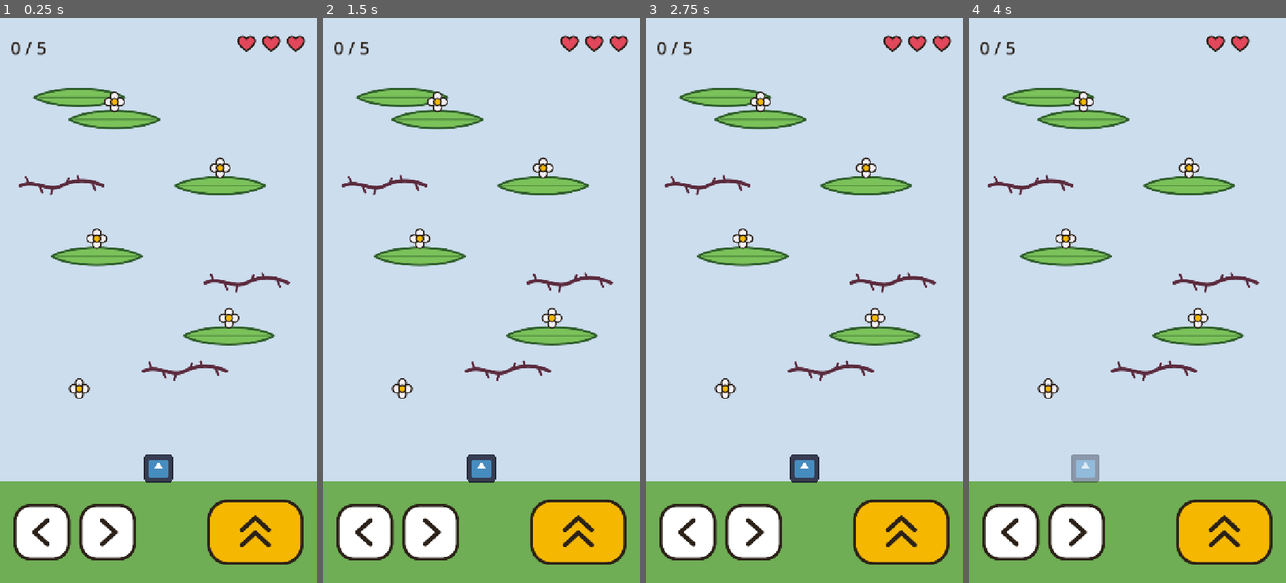
Above: before the commit, frames 1-4 (left to right).
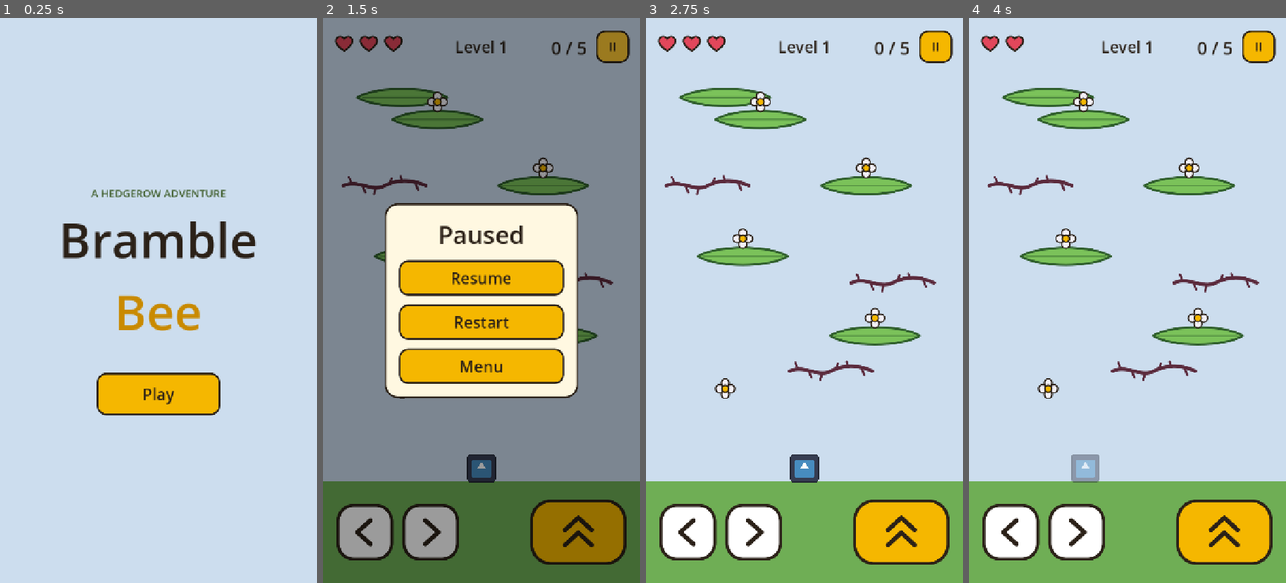
Above: after the commit, the same moments.

Repository: AmyRose20/bramble-bee
Game: Godot game, scene res://scenes/title.tscn
Same seed, same stepped clock (60 frames per second), same inputs: the game is played once before the commit and once after it. Before the commit the project starts from res://scenes/level.tscn. The engine's default icon, where the game draws it, is replaced by a stand-in: a white triangle on a blue panel in a dark square.
Inputs (mouse positions are in pixels of both pictures, inside the frame that each line leads up to):
- Up to frame 1 (0.25 s): no input
- Up to frame 2 (1.5 s): click (481, 396) at 0.5 s, where only the run after the commit has a clickable "Play"; click (611, 46) at 1.25 s, where only the run after the commit has a clickable "II"
- Up to frame 3 (2.75 s): click (804, 277) at 2 s, where only the run after the commit has a clickable "Resume"
- Up to frame 4 (4 s): tap Enter at 2.75 s; hold Right (move_right) 2.78-3.53 s; hold Space (fly) 2.78-3.53 s; hold Left (move_left) from 3.53 s (still down); tap Space (fly) at 3.6 s

The runs differ from the first frame. In frame 1, 29% of the frame differs, in the area x 0-100%, y 3-100%; in frame 2, 99%, in the area x 0-100%, y 0-100%; in frame 3, 1.5%; in frame 4, 1.3%.

Commit message:
Part 6 complete: screens
Shared button theme, title screen, tidied top bar, pause menu, level complete screen with stars and stats, game over screen

Diff:
--- /dev/null
+++ b/art/star.svg
@@ -0,0 +1,3 @@
+<svg xmlns="http://www.w3.org/2000/svg" width="64" height="62" viewBox="0 0 52 50">
+  <path d="M26 3 L 32.5 17.5 L 48 19 L 36.5 29.5 L 40 45 L 26 37 L 12 45 L 15.5 29.5 L 4 19 L 19.5 17.5 Z" fill="#F5B700" stroke="#2B2118" stroke-width="3.5" stroke-linejoin="round"/>
+</svg>
--- a/project.godot
+++ b/project.godot
@@ -11,7 +11,7 @@
 [application]
 
 config/name="bramble-bee"
-run/main_scene="uid://c1lclia1nryyc"
+run/main_scene="uid://bnoifxheia1ec"
 config/features=PackedStringArray("4.7", "GL Compatibility")
 config/icon="res://icon.svg"
 
@@ -24,6 +24,10 @@
 window/stretch/mode="canvas_items"
 window/stretch/aspect="expand"
 window/handheld/orientation=1
+
+[gui]
+
+theme/custom="res://ui/theme.tres"
 
 [input]
 
--- a/scenes/level.gd
+++ b/scenes/level.gd
@@ -11,15 +11,22 @@
 var lives := STARTING_LIVES
 # Where the bee starts, so we can send it back there when it's hit
 var bee_start_position := Vector2.ZERO
-# True once all lives are lost
+# How long the player has been playing this level (seconds)
+var time_taken := 0.0
+# True once all lives are lost, or once every flower is collected
 var is_game_over := false
+var is_level_complete := false
 
 # Shortcuts to nodes in the level
 @onready var bee: CharacterBody2D = $Bee
 @onready var flower_counter: Label = $HUD/FlowerCounter
-@onready var level_complete_label: Label = $HUD/LevelComplete
 @onready var lives_display: HBoxContainer = $HUD/Lives
-@onready var game_over_label: Label = $HUD/GameOver
+@onready var pause_menu: Control = $HUD/PauseMenu
+@onready var level_complete_menu: Control = $HUD/LevelCompleteMenu
+@onready var stars_row: HBoxContainer = $HUD/LevelCompleteMenu/Panel/Items/Stars
+@onready var stats_label: Label = $HUD/LevelCompleteMenu/Panel/Items/Stats
+@onready var game_over_menu: Control = $HUD/GameOverMenu
+@onready var game_over_stats: Label = $HUD/GameOverMenu/Panel/Items/GameOverStats
 
 
 func _ready() -> void:
@@ -29,9 +36,24 @@
 	for flower in flowers:
 		flower.collected.connect(_on_flower_collected)
 
-	# Find every hazard (brambles, later the wasp) and listen for "bee_hit"
+	# Find every hazard (brambles, wasps) and listen for "bee_hit"
 	for hazard in get_tree().get_nodes_in_group("hazards"):
 		hazard.bee_hit.connect(_on_bee_hit)
+
+	# Connect the pause button and the pause menu's buttons
+	$HUD/PauseButton.pressed.connect(pause_game)
+	$HUD/PauseMenu/Panel/Items/ResumeButton.pressed.connect(resume_game)
+	$HUD/PauseMenu/Panel/Items/RestartButton.pressed.connect(restart_level)
+	$HUD/PauseMenu/Panel/Items/MenuButton.pressed.connect(go_to_menu)
+
+	# Connect the level complete screen's buttons
+	# (Next level gets connected in Part 7)
+	$HUD/LevelCompleteMenu/Panel/Items/RetryButton.pressed.connect(restart_level)
+	$HUD/LevelCompleteMenu/Panel/Items/MenuButton.pressed.connect(go_to_menu)
+
+	# Connect the game over screen's buttons
+	$HUD/GameOverMenu/Panel/Items/TryAgainButton.pressed.connect(restart_level)
+	$HUD/GameOverMenu/Panel/Items/MenuButton.pressed.connect(go_to_menu)
 
 	# Remember where the bee starts
 	bee_start_position = bee.position
@@ -40,19 +62,19 @@
 	update_lives()
 
 
-func _process(_delta: float) -> void:
-	# After game over, pressing Fly restarts the level
-	if is_game_over and Input.is_action_just_pressed("fly"):
-		get_tree().reload_current_scene()
+func _process(delta: float) -> void:
+	# Count the time while the level is being played
+	if not is_game_over and not is_level_complete:
+		time_taken += delta
 
 
 func _on_flower_collected() -> void:
 	collected_count += 1
 	update_counter()
 
-	# All flowers collected? Show the message
+	# All flowers collected? Level complete!
 	if collected_count == total_flowers:
-		level_complete_label.visible = true
+		level_complete()
 
 
 func _on_bee_hit() -> void:
@@ -76,13 +98,59 @@
 	bee.velocity = Vector2.ZERO
 
 
+func level_complete() -> void:
+	is_level_complete = true
+	get_tree().paused = true    # freeze the level behind the screen
+
+	# Stars: one for each life left (3 lives = 3 stars)
+	var stars := stars_row.get_children()
+	for i in stars.size():
+		if i < lives:
+			stars[i].modulate = Color(1, 1, 1, 1)      # earned: full colour
+		else:
+			stars[i].modulate = Color(1, 1, 1, 0.25)   # not earned: faded
+
+	# Stats
+	var minutes := int(time_taken) / 60
+	var seconds := int(time_taken) % 60
+	stats_label.text = "Flowers: %d / %d\nTime: %d:%02d\nLives left: %d" % [
+		collected_count, total_flowers, minutes, seconds, lives
+	]
+
+	level_complete_menu.visible = true
+
+
 func game_over() -> void:
 	is_game_over = true
-	game_over_label.visible = true
-	game_over_label.text = "Game over\nPress Fly to try again"
-	# Freeze the bee where it is
-	bee.set_physics_process(false)
+	get_tree().paused = true    # freeze the level behind the screen
 
+	game_over_stats.text = "Flowers collected: %d / %d" % [collected_count, total_flowers]
+	game_over_menu.visible = true
+
+
+# ---------- Pause menu ----------
+
+func pause_game() -> void:
+	get_tree().paused = true      # freeze the whole game
+	pause_menu.visible = true
+
+
+func resume_game() -> void:
+	get_tree().paused = false
+	pause_menu.visible = false
+
+
+func restart_level() -> void:
+	get_tree().paused = false     # always unpause before leaving, or the next screen starts frozen
+	get_tree().reload_current_scene()
+
+
+func go_to_menu() -> void:
+	get_tree().paused = false
+	get_tree().change_scene_to_file("res://scenes/title.tscn")
+
+
+# ---------- Display ----------
 
 func update_counter() -> void:
 	flower_counter.text = "%d / %d" % [collected_count, total_flowers]
--- a/scenes/level.tscn
+++ b/scenes/level.tscn
@@ -10,6 +10,7 @@
 [ext_resource type="Texture2D" uid="uid://ccui8emkea5kd" path="res://art/btn_fly.svg" id="5_klq6b"]
 [ext_resource type="PackedScene" uid="uid://ccjolkeh6u6pm" path="res://scenes/bramble.tscn" id="9_8c41q"]
 [ext_resource type="Texture2D" uid="uid://dwtyut2iwmupf" path="res://art/heart.svg" id="10_olg7q"]
+[ext_resource type="Texture2D" uid="uid://bssogw4h4ghkp" path="res://art/star.svg" id="11_t1rx8"]
 
 [sub_resource type="WorldBoundaryShape2D" id="WorldBoundaryShape2D_g4v7s"]
 
@@ -103,23 +104,14 @@
 [node name="HUD" type="CanvasLayer" parent="." unique_id=730267735]
 
 [node name="FlowerCounter" type="Label" parent="HUD" unique_id=745808933]
-offset_left = 24.0
+offset_left = 470.0
 offset_top = 40.0
-offset_right = 64.0
+offset_right = 600.0
 offset_bottom = 95.0
 theme_override_colors/font_color = Color(0.16862746, 0.12941177, 0.09411765, 1)
 theme_override_font_sizes/font_size = 40
 text = "0/5"
-
-[node name="LevelComplete" type="Label" parent="HUD" unique_id=1464980640]
-visible = false
-offset_top = 560.0
-offset_right = 720.0
-offset_bottom = 640.0
-theme_override_colors/font_color = Color(0.16862746, 0.12941177, 0.09411765, 1)
-theme_override_font_sizes/font_size = 56
-text = "Level Complete!"
-horizontal_alignment = 1
+horizontal_alignment = 2
 
 [node name="Bramble" parent="HUD" unique_id=793512685 instance=ExtResource("9_8c41q")]
 position = Vector2(420, 800)
@@ -131,10 +123,10 @@
 position = Vector2(140, 380)
 
 [node name="Lives" type="HBoxContainer" parent="HUD" unique_id=1386032797]
-offset_left = 536.0
+offset_left = 24.0
 offset_top = 36.0
-offset_right = 576.0
-offset_bottom = 76.0
+offset_right = 184.0
+offset_bottom = 80.0
 theme_override_constants/separation = 8
 
 [node name="Heart1" type="TextureRect" parent="HUD/Lives" unique_id=677292175]
@@ -149,12 +141,222 @@
 layout_mode = 2
 texture = ExtResource("10_olg7q")
 
-[node name="GameOver" type="Label" parent="HUD" unique_id=2014325554]
+[node name="LevelName" type="Label" parent="HUD" unique_id=661581398]
+offset_top = 40.0
+offset_right = 720.0
+offset_bottom = 90.0
+theme_override_font_sizes/font_size = 36
+text = "Level 1"
+horizontal_alignment = 1
+
+[node name="PauseButton" type="Button" parent="HUD" unique_id=887873667]
+custom_minimum_size = Vector2(76, 64)
+offset_left = 620.0
+offset_top = 28.0
+offset_right = 690.0
+offset_bottom = 102.0
+theme_override_font_sizes/font_size = 28
+text = "II"
+
+[node name="PauseMenu" type="Control" parent="HUD" unique_id=1307125290]
+process_mode = 3
 visible = false
-offset_top = 520.0
-offset_right = 720.0
-offset_bottom = 680.0
-theme_override_colors/font_color = Color(0.16862746, 0.12941177, 0.09411765, 1)
+layout_mode = 3
+anchors_preset = 15
+anchor_right = 1.0
+anchor_bottom = 1.0
+grow_horizontal = 2
+grow_vertical = 2
+
+[node name="Dim" type="ColorRect" parent="HUD/PauseMenu" unique_id=766172994]
+layout_mode = 1
+anchors_preset = 15
+anchor_right = 1.0
+anchor_bottom = 1.0
+grow_horizontal = 2
+grow_vertical = 2
+color = Color(0, 0, 0, 0.39215687)
+
+[node name="Panel" type="PanelContainer" parent="HUD/PauseMenu" unique_id=1694296731]
+custom_minimum_size = Vector2(440, 0)
+layout_mode = 1
+anchors_preset = 8
+anchor_left = 0.5
+anchor_top = 0.5
+anchor_right = 0.5
+anchor_bottom = 0.5
+offset_left = -32.0
+offset_top = -32.0
+offset_right = 32.0
+offset_bottom = 32.0
+grow_horizontal = 2
+grow_vertical = 2
+
+[node name="Items" type="VBoxContainer" parent="HUD/PauseMenu/Panel" unique_id=1960335535]
+layout_mode = 2
+theme_override_constants/separation = 20
+
+[node name="PausedTitle" type="Label" parent="HUD/PauseMenu/Panel/Items" unique_id=415165220]
+layout_mode = 2
+theme_override_font_sizes/font_size = 56
+text = "Paused"
+horizontal_alignment = 1
+
+[node name="ResumeButton" type="Button" parent="HUD/PauseMenu/Panel/Items" unique_id=1854544071]
+custom_minimum_size = Vector2(0, 80)
+layout_mode = 2
+text = "Resume"
+
+[node name="RestartButton" type="Button" parent="HUD/PauseMenu/Panel/Items" unique_id=809081518]
+custom_minimum_size = Vector2(0, 80)
+layout_mode = 2
+text = "Restart"
+
+[node name="MenuButton" type="Button" parent="HUD/PauseMenu/Panel/Items" unique_id=639377676]
+custom_minimum_size = Vector2(0, 80)
+layout_mode = 2
+text = "Menu"
+
+[node name="GameOverMenu" type="Control" parent="HUD" unique_id=1549025009]
+process_mode = 3
+visible = false
+layout_mode = 3
+anchors_preset = 15
+anchor_right = 1.0
+anchor_bottom = 1.0
+grow_horizontal = 2
+grow_vertical = 2
+
+[node name="Dim" type="ColorRect" parent="HUD/GameOverMenu" unique_id=1116988553]
+layout_mode = 1
+anchors_preset = 15
+anchor_right = 1.0
+anchor_bottom = 1.0
+grow_horizontal = 2
+grow_vertical = 2
+color = Color(0, 0, 0, 0.39215687)
+
+[node name="Panel" type="PanelContainer" parent="HUD/GameOverMenu" unique_id=1671352104]
+custom_minimum_size = Vector2(440, 0)
+layout_mode = 1
+anchors_preset = 8
+anchor_left = 0.5
+anchor_top = 0.5
+anchor_right = 0.5
+anchor_bottom = 0.5
+offset_left = -32.0
+offset_top = -32.0
+offset_right = 32.0
+offset_bottom = 32.0
+grow_horizontal = 2
+grow_vertical = 2
+
+[node name="Items" type="VBoxContainer" parent="HUD/GameOverMenu/Panel" unique_id=1799524806]
+layout_mode = 2
+theme_override_constants/separation = 20
+
+[node name="GameOverTitle" type="Label" parent="HUD/GameOverMenu/Panel/Items" unique_id=377555860]
+layout_mode = 2
+theme_override_font_sizes/font_size = 56
+text = "Game Over"
+horizontal_alignment = 1
+
+[node name="GameOverStats" type="Label" parent="HUD/GameOverMenu/Panel/Items" unique_id=798210274]
+layout_mode = 2
+theme_override_font_sizes/font_size = 28
+text = "Stats"
+horizontal_alignment = 1
+
+[node name="TryAgainButton" type="Button" parent="HUD/GameOverMenu/Panel/Items" unique_id=634227838]
+custom_minimum_size = Vector2(0, 80)
+layout_mode = 2
+text = "Try again
+"
+
+[node name="MenuButton" type="Button" parent="HUD/GameOverMenu/Panel/Items" unique_id=9364902]
+custom_minimum_size = Vector2(0, 80)
+layout_mode = 2
+text = "Menu"
+
+[node name="LevelCompleteMenu" type="Control" parent="HUD" unique_id=1948136993]
+process_mode = 3
+visible = false
+layout_mode = 3
+anchors_preset = 15
+anchor_right = 1.0
+anchor_bottom = 1.0
+grow_horizontal = 2
+grow_vertical = 2
+
+[node name="Dim" type="ColorRect" parent="HUD/LevelCompleteMenu" unique_id=1476066254]
+layout_mode = 1
+anchors_preset = 15
+anchor_right = 1.0
+anchor_bottom = 1.0
+grow_horizontal = 2
+grow_vertical = 2
+color = Color(0, 0, 0, 0.39215687)
+
+[node name="Panel" type="PanelContainer" parent="HUD/LevelCompleteMenu" unique_id=1502854700]
+custom_minimum_size = Vector2(440, 0)
+layout_mode = 1
+anchors_preset = 8
+anchor_left = 0.5
+anchor_top = 0.5
+anchor_right = 0.5
+anchor_bottom = 0.5
+offset_left = -32.0
+offset_top = -32.0
+offset_right = 32.0
+offset_bottom = 32.0
+grow_horizontal = 2
+grow_vertical = 2
+
+[node name="Items" type="VBoxContainer" parent="HUD/LevelCompleteMenu/Panel" unique_id=1802586836]
+layout_mode = 2
+theme_override_constants/separation = 20
+
+[node name="CompleteTitle" type="Label" parent="HUD/LevelCompleteMenu/Panel/Items" unique_id=1626031860]
+layout_mode = 2
 theme_override_font_sizes/font_size = 48
-text = "Game over"
-horizontal_alignment = 1
+text = "Level Complete!"
+horizontal_alignment = 1
+
+[node name="Stars" type="HBoxContainer" parent="HUD/LevelCompleteMenu/Panel/Items" unique_id=513454732]
+layout_mode = 2
+alignment = 1
+
+[node name="Star1" type="TextureRect" parent="HUD/LevelCompleteMenu/Panel/Items/Stars" unique_id=677433469]
+layout_mode = 2
+texture = ExtResource("11_t1rx8")
+
+[node name="Star2" type="TextureRect" parent="HUD/LevelCompleteMenu/Panel/Items/Stars" unique_id=26652757]
+layout_mode = 2
+texture = ExtResource("11_t1rx8")
+
+[node name="Star3" type="TextureRect" parent="HUD/LevelCompleteMenu/Panel/Items/Stars" unique_id=1730461241]
+layout_mode = 2
+texture = ExtResource("11_t1rx8")
+
+[node name="Stats" type="Label" parent="HUD/LevelCompleteMenu/Panel/Items" unique_id=1859000263]
+layout_mode = 2
+theme_override_font_sizes/font_size = 28
+text = "Stats"
+horizontal_alignment = 1
+
+[node name="NextButton" type="Button" parent="HUD/LevelCompleteMenu/Panel/Items" unique_id=264645846]
+custom_minimum_size = Vector2(0, 80)
+layout_mode = 2
+disabled = true
+text = "Next level"
+
+[node name="RetryButton" type="Button" parent="HUD/LevelCompleteMenu/Panel/Items" unique_id=691268609]
+custom_minimum_size = Vector2(0, 80)
+layout_mode = 2
+text = "Retry
+"
+
+[node name="MenuButton" type="Button" parent="HUD/LevelCompleteMenu/Panel/Items" unique_id=1779452386]
+custom_minimum_size = Vector2(0, 80)
+layout_mode = 2
+text = "Menu"
--- /dev/null
+++ b/scenes/title.gd
@@ -0,0 +1,11 @@
+extends Control
+
+
+func _ready() -> void:
+	# When the Play button is pressed, run _on_play_pressed
+	$Layout/PlayButton.pressed.connect(_on_play_pressed)
+
+
+func _on_play_pressed() -> void:
+	# Swap the title screen for the level
+	get_tree().change_scene_to_file("res://scenes/level.tscn")
--- /dev/null
+++ b/scenes/title.tscn
@@ -0,0 +1,52 @@
+[gd_scene format=3 uid="uid://bnoifxheia1ec"]
+
+[ext_resource type="Script" uid="uid://dwaukwase2koa" path="res://scenes/title.gd" id="1_4ignj"]
+
+[node name="Title" type="Control" unique_id=538375684]
+layout_mode = 3
+anchors_preset = 15
+anchor_right = 1.0
+anchor_bottom = 1.0
+grow_horizontal = 2
+grow_vertical = 2
+script = ExtResource("1_4ignj")
+
+[node name="Layout" type="VBoxContainer" parent="." unique_id=1483094966]
+layout_mode = 1
+anchors_preset = 15
+anchor_right = 1.0
+anchor_bottom = 1.0
+grow_horizontal = 2
+grow_vertical = 2
+theme_override_constants/separation = 12
+alignment = 1
+
+[node name="Tagline" type="Label" parent="Layout" unique_id=823173313]
+layout_mode = 2
+theme_override_colors/font_color = Color(0.24705882, 0.36862746, 0.17254902, 1)
+theme_override_font_sizes/font_size = 24
+text = "A HEDGEROW ADVENTURE"
+horizontal_alignment = 1
+
+[node name="TitleBramble" type="Label" parent="Layout" unique_id=1154175971]
+layout_mode = 2
+theme_override_font_sizes/font_size = 110
+text = "Bramble"
+horizontal_alignment = 1
+
+[node name="TtileBee" type="Label" parent="Layout" unique_id=1419490017]
+layout_mode = 2
+theme_override_colors/font_color = Color(0.7882353, 0.5411765, 0, 1)
+theme_override_font_sizes/font_size = 110
+text = "Bee"
+horizontal_alignment = 1
+
+[node name="Spacer" type="Control" parent="Layout" unique_id=717060994]
+custom_minimum_size = Vector2(0, 40)
+layout_mode = 2
+
+[node name="PlayButton" type="Button" parent="Layout" unique_id=1299206796]
+custom_minimum_size = Vector2(280, 96)
+layout_mode = 2
+size_flags_horizontal = 4
+text = "Play"
--- /dev/null
+++ b/ui/theme.tres
@@ -0,0 +1,99 @@
+[gd_resource type="Theme" format=3 uid="uid://ctmrwtoyd55li"]
+
+[sub_resource type="StyleBoxFlat" id="StyleBoxFlat_disabled"]
+content_margin_left = 24.0
+content_margin_top = 12.0
+content_margin_right = 24.0
+content_margin_bottom = 12.0
+bg_color = Color(0.914, 0.89, 0.812, 1)
+border_width_left = 4
+border_width_top = 4
+border_width_right = 4
+border_width_bottom = 4
+border_color = Color(0.4, 0.37, 0.33, 1)
+corner_radius_top_left = 20
+corner_radius_top_right = 20
+corner_radius_bottom_right = 20
+corner_radius_bottom_left = 20
+
+[sub_resource type="StyleBoxEmpty" id="StyleBoxEmpty_focus"]
+
+[sub_resource type="StyleBoxFlat" id="StyleBoxFlat_hover"]
+content_margin_left = 24.0
+content_margin_top = 12.0
+content_margin_right = 24.0
+content_margin_bottom = 12.0
+bg_color = Color(1, 0.788, 0.2, 1)
+border_width_left = 4
+border_width_top = 4
+border_width_right = 4
+border_width_bottom = 4
+border_color = Color(0.169, 0.129, 0.094, 1)
+corner_radius_top_left = 20
+corner_radius_top_right = 20
+corner_radius_bottom_right = 20
+corner_radius_bottom_left = 20
+
+[sub_resource type="StyleBoxFlat" id="StyleBoxFlat_normal"]
+content_margin_left = 24.0
+content_margin_top = 12.0
+content_margin_right = 24.0
+content_margin_bottom = 12.0
+bg_color = Color(0.961, 0.718, 0, 1)
+border_width_left = 4
+border_width_top = 4
+border_width_right = 4
+border_width_bottom = 4
+border_color = Color(0.169, 0.129, 0.094, 1)
+corner_radius_top_left = 20
+corner_radius_top_right = 20
+corner_radius_bottom_right = 20
+corner_radius_bottom_left = 20
+
+[sub_resource type="StyleBoxFlat" id="StyleBoxFlat_pressed"]
+content_margin_left = 24.0
+content_margin_top = 12.0
+content_margin_right = 24.0
+content_margin_bottom = 12.0
+bg_color = Color(0.851, 0.627, 0, 1)
+border_width_left = 4
+border_width_top = 4
+border_width_right = 4
+border_width_bottom = 4
+border_color = Color(0.169, 0.129, 0.094, 1)
+corner_radius_top_left = 20
+corner_radius_top_right = 20
+corner_radius_bottom_right = 20
+corner_radius_bottom_left = 20
+
+[sub_resource type="StyleBoxFlat" id="StyleBoxFlat_panel"]
+content_margin_left = 32.0
+content_margin_top = 32.0
+content_margin_right = 32.0
+content_margin_bottom = 32.0
+bg_color = Color(1, 0.973, 0.882, 1)
+border_width_left = 4
+border_width_top = 4
+border_width_right = 4
+border_width_bottom = 4
+border_color = Color(0.169, 0.129, 0.094, 1)
+corner_radius_top_left = 28
+corner_radius_top_right = 28
+corner_radius_bottom_right = 28
+corner_radius_bottom_left = 28
+
+[resource]
+default_font_size = 32
+Button/colors/font_color = Color(0.169, 0.129, 0.094, 1)
+Button/colors/font_disabled_color = Color(0.4, 0.37, 0.33, 1)
+Button/colors/font_focus_color = Color(0.169, 0.129, 0.094, 1)
+Button/colors/font_hover_color = Color(0.169, 0.129, 0.094, 1)
+Button/colors/font_pressed_color = Color(0.169, 0.129, 0.094, 1)
+Button/font_sizes/font_size = 36
+Button/styles/disabled = SubResource("StyleBoxFlat_disabled")
+Button/styles/focus = SubResource("StyleBoxEmpty_focus")
+Button/styles/hover = SubResource("StyleBoxFlat_hover")
+Button/styles/normal = SubResource("StyleBoxFlat_normal")
+Button/styles/pressed = SubResource("StyleBoxFlat_pressed")
+Label/colors/font_color = Color(0.169, 0.129, 0.094, 1)
+PanelContainer/styles/panel = SubResource("StyleBoxFlat_panel")
Not shown, added: art/star.svg.import
Not shown, added: scenes/title.gd.uid
